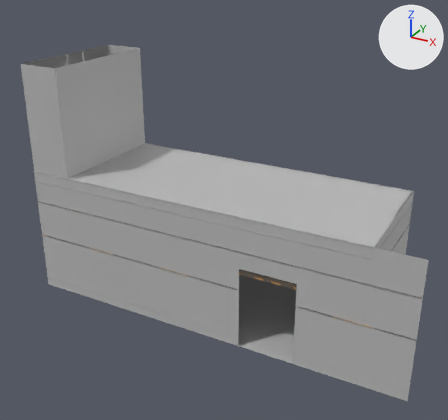
The FBX model Assets/Models/Rooms/SM_TutorialRoom_Hallway_01.fbx as it was, and as the next commit left it.
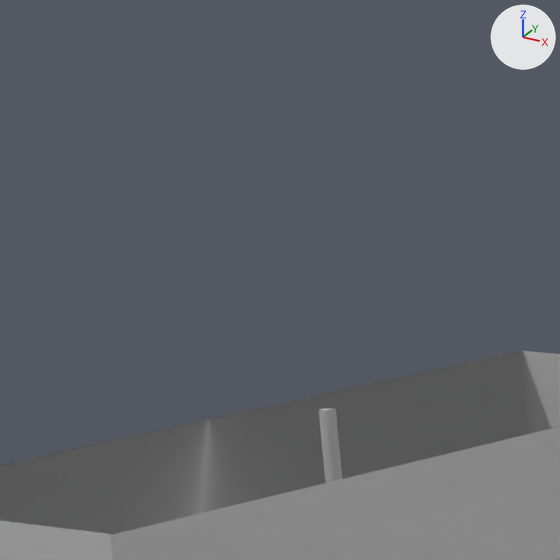
Old and new are each drawn whole from a 50 mm lens placed at (7.76, -13.08, 15.92), pointed at (-4.24, 8.73, 5.02) and again close up on the part from 9% to 25% of the width and 0% to 17% of the height. The lights are fixed; the arrows at upper right show +X, +Y and +Z. Where no turn or scale is listed for an object, it has been applied to the vertices.

Objects in the first close-up: 'SM_TutorialRoom_Hallway_Rope_01', 'SM_TutorialRoom_Hallway_Walls_01'.
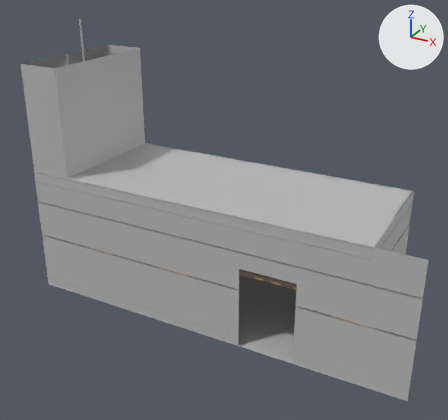
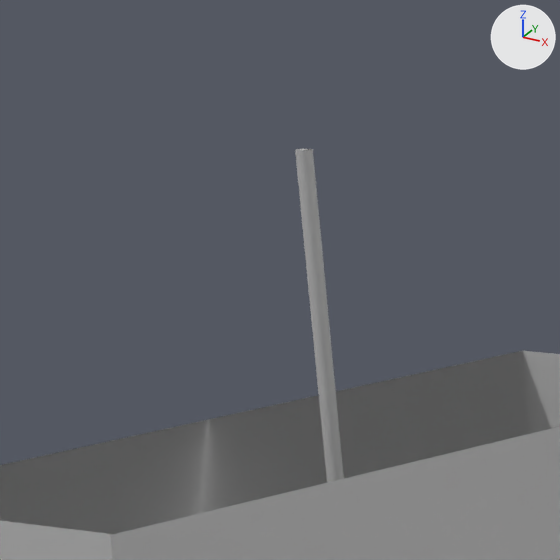
Location of each change, (x1, y1, x2, y2) in pixels of the close-ups (560 x 560 px):
```json
{"object": "SM_TutorialRoom_Hallway_Rope_01", "change": "moved", "before": [319, 408, 342, 483], "after": [295, 149, 344, 483]}
```

The change, as JSON lines over the scene's bpy script:
```json
{"op": "set", "path": "ob_sm_tutorialroom_hallway_rope_01.location", "old": "(-11.976, 9.335, 6.858)", "new": "(-11.976, 9.335, 8.327)"}
```
